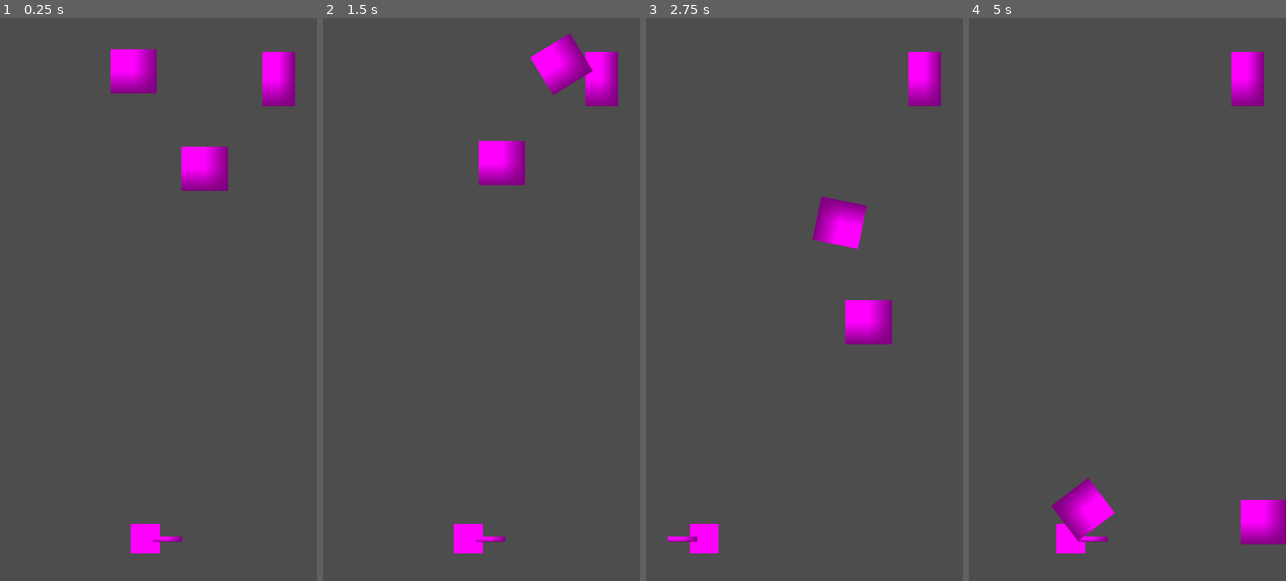
Above: before the commit, frames 1-4 (left to right).
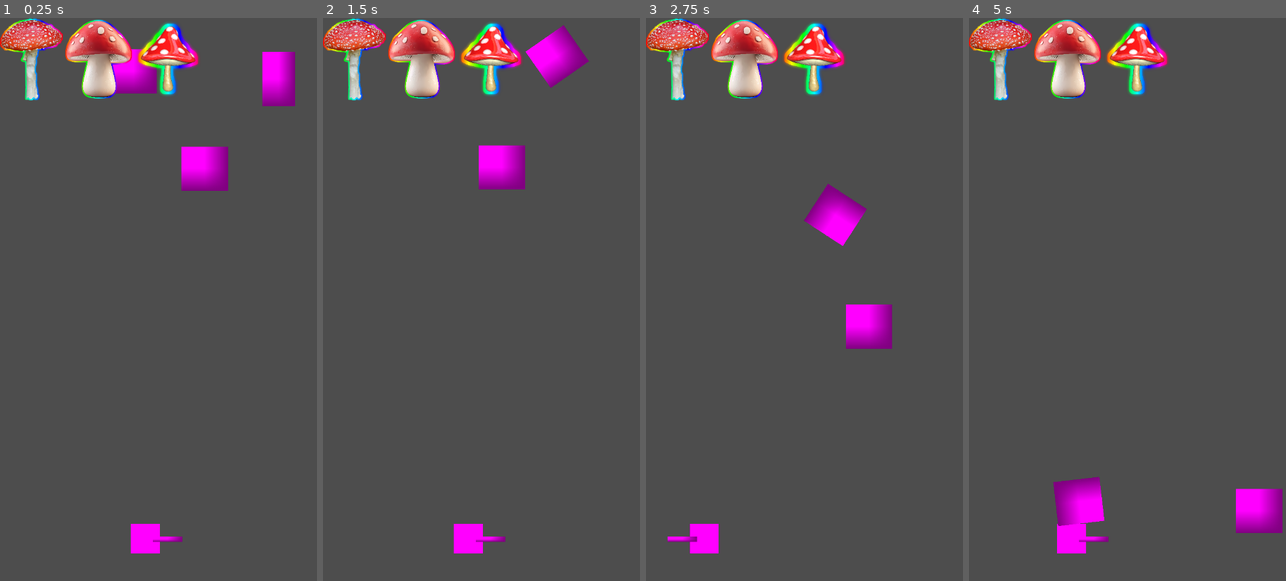
Above: after the commit, the same moments.

Repository: gdmagana/microdoze
Game: Godot game, scene res://scenes/Main.tscn
The game is run twice, just before and just after one commit, with the same random seed, the same clock (stepped at 60 frames per second) and the same inputs.
Inputs:
- Up to frame 1 (0.25 s): no input
- Up to frame 2 (1.5 s): tap Enter (ui_accept) at 0.5, 0.77 s; hold Up (ui_up) from 0.53 s (still down)
- Up to frame 3 (2.75 s): tap Enter (ui_accept) at 1.52 s; release Up (ui_up) at 2.03 s; hold Left (ui_left) from 2.03 s (still down)
- Up to frame 4 (5 s): tap Enter (ui_accept) at 3.02, 3.77, 4.52 s; release Left (ui_left) at 4.28 s; hold Right (ui_right) from 4.28 s (still down)

The runs differ from the first frame. In frame 1, 4.6% of the frame differs, in the area x 0-63%, y 0-15%; in frame 2, 6.8%; in frame 3, 7.1%; in frame 4, 7.9%, in the area x 0-100%, y 0-96%.

Commit message:
added health indicator

Diff:
--- a/scenes/Ball.tscn
+++ b/scenes/Ball.tscn
@@ -5,14 +5,15 @@
 [sub_resource type="PlaceholderTexture2D" id="PlaceholderTexture2D_pa54t"]
 
 [sub_resource type="CircleShape2D" id="CircleShape2D_gk6bx"]
-radius = 44.0114
+radius = 49.0102
 
-[node name="Ball" type="RigidBody2D"]
-collision_layer = 256
-collision_mask = 259
+[node name="Ball" type="RigidBody2D" groups=["pucks"]]
+collision_layer = 261
+collision_mask = 263
 mass = 0.536
 linear_velocity = Vector2(50, 50)
 script = ExtResource("1_gk6bx")
+canBreak = true
 
 [node name="Sprite2D" type="Sprite2D" parent="."]
 position = Vector2(1, 1.90735e-06)
--- /dev/null
+++ b/scenes/HealthUI.tscn
@@ -0,0 +1,43 @@
+[gd_scene load_steps=8 format=3 uid="uid://bsdi5day054n2"]
+
+[ext_resource type="Texture2D" uid="uid://bqpr2g6brdixj" path="res://assets/ui/m1_full.png" id="1_7ok5m"]
+[ext_resource type="Script" uid="uid://b0tp4q4spq8x2" path="res://scripts/health_ui.gd" id="1_n5v8r"]
+[ext_resource type="Texture2D" uid="uid://bihuwprnkvvnm" path="res://assets/ui/m2_full.png" id="2_n5v8r"]
+[ext_resource type="Texture2D" uid="uid://bitmdsckanqn6" path="res://assets/ui/m3_full.png" id="3_tpp0q"]
+[ext_resource type="Texture2D" uid="uid://yealr3riuen2" path="res://assets/ui/m1_outline.png" id="5_l7tsm"]
+[ext_resource type="Texture2D" uid="uid://b7fepjvxmhp8b" path="res://assets/ui/m2_outline.png" id="6_ptri2"]
+[ext_resource type="Texture2D" uid="uid://dycqlgbd4108r" path="res://assets/ui/m3_outline.png" id="7_74onp"]
+
+[node name="HealthUI" type="Control"]
+layout_mode = 3
+anchors_preset = 0
+scale = Vector2(0.1, 0.1)
+script = ExtResource("1_n5v8r")
+full_mushrooms = Array[Texture2D]([ExtResource("1_7ok5m"), ExtResource("2_n5v8r"), ExtResource("3_tpp0q")])
+empty_mushrooms = Array[Texture2D]([ExtResource("5_l7tsm"), ExtResource("6_ptri2"), ExtResource("7_74onp")])
+
+[node name="HBoxContainer" type="HBoxContainer" parent="."]
+layout_mode = 1
+offset_right = 40.0
+offset_bottom = 40.0
+theme_override_constants/separation = 10
+alignment = 2
+
+[node name="Mushroom1" type="TextureRect" parent="HBoxContainer"]
+layout_mode = 2
+texture = ExtResource("1_7ok5m")
+stretch_mode = 5
+
+[node name="Mushroom2" type="TextureRect" parent="HBoxContainer"]
+layout_mode = 2
+size_flags_horizontal = 3
+texture = ExtResource("2_n5v8r")
+expand_mode = 3
+stretch_mode = 5
+
+[node name="Mushroom3" type="TextureRect" parent="HBoxContainer"]
+layout_mode = 2
+size_flags_horizontal = 3
+texture = ExtResource("3_tpp0q")
+expand_mode = 3
+stretch_mode = 5
--- a/scenes/Main.tscn
+++ b/scenes/Main.tscn
@@ -1,8 +1,9 @@
-[gd_scene load_steps=7 format=3 uid="uid://bhbf48fir0ikx"]
+[gd_scene load_steps=8 format=3 uid="uid://bhbf48fir0ikx"]
 
 [ext_resource type="PackedScene" uid="uid://b7mu1034wh12b" path="res://scenes/Player.tscn" id="1_glv2v"]
 [ext_resource type="PackedScene" uid="uid://c1jhp8cwiqypt" path="res://scenes/IceCube.tscn" id="2_cm0pq"]
 [ext_resource type="PackedScene" uid="uid://c56tdwek10dmn" path="res://scenes/Ball.tscn" id="3_r0du0"]
+[ext_resource type="PackedScene" uid="uid://bsdi5day054n2" path="res://scenes/HealthUI.tscn" id="4_rarhs"]
 
 [sub_resource type="PhysicsMaterial" id="PhysicsMaterial_uu6xs"]
 friction = 0.0
@@ -15,6 +16,10 @@
 size = Vector2(915.5, 89.5)
 
 [node name="Node2D" type="Node2D"]
+
+[node name="HUD" type="CanvasLayer" parent="."]
+
+[node name="HealthUI" parent="HUD" instance=ExtResource("4_rarhs")]
 
 [node name="Player" parent="." instance=ExtResource("1_glv2v")]
 position = Vector2(330, 1181)
@@ -31,7 +36,7 @@
 [node name="Node" type="Node" parent="."]
 
 [node name="WallLeft" type="StaticBody2D" parent="Node"]
-collision_mask = 0
+collision_layer = 2
 physics_material_override = SubResource("PhysicsMaterial_uu6xs")
 
 [node name="CollisionShape2D" type="CollisionShape2D" parent="Node/WallLeft"]
@@ -39,7 +44,7 @@
 shape = SubResource("RectangleShape2D_r0du0")
 
 [node name="WallTop" type="StaticBody2D" parent="Node"]
-collision_mask = 0
+collision_layer = 2
 physics_material_override = SubResource("PhysicsMaterial_uu6xs")
 
 [node name="CollisionShape2D" type="CollisionShape2D" parent="Node/WallTop"]
@@ -47,7 +52,7 @@
 shape = SubResource("RectangleShape2D_cm0pq")
 
 [node name="WallFloor" type="StaticBody2D" parent="Node"]
-collision_mask = 0
+collision_layer = 2
 physics_material_override = SubResource("PhysicsMaterial_uu6xs")
 
 [node name="CollisionShape2D" type="CollisionShape2D" parent="Node/WallFloor"]
@@ -55,7 +60,7 @@
 shape = SubResource("RectangleShape2D_cm0pq")
 
 [node name="WallRight" type="StaticBody2D" parent="Node"]
-collision_mask = 0
+collision_layer = 2
 physics_material_override = SubResource("PhysicsMaterial_uu6xs")
 
 [node name="CollisionShape2D" type="CollisionShape2D" parent="Node/WallRight"]
--- a/scenes/Player.tscn
+++ b/scenes/Player.tscn
@@ -1,29 +1,33 @@
-[gd_scene load_steps=7 format=3 uid="uid://b7mu1034wh12b"]
+[gd_scene load_steps=8 format=3 uid="uid://b7mu1034wh12b"]
 
 [ext_resource type="Script" uid="uid://c42nmw6pvf0vi" path="res://scripts/player.gd" id="1_xhfnw"]
 [ext_resource type="Script" uid="uid://qeipi7vrr5j6" path="res://scripts/stick.gd" id="2_kpjcp"]
 
+[sub_resource type="CircleShape2D" id="CircleShape2D_xhfnw"]
+radius = 35.0
+
 [sub_resource type="NoiseTexture2D" id="NoiseTexture2D_xhfnw"]
-
-[sub_resource type="CircleShape2D" id="CircleShape2D_xhfnw"]
-radius = 33.0606
 
 [sub_resource type="RectangleShape2D" id="RectangleShape2D_kpjcp"]
 size = Vector2(77, 17.5)
 
 [sub_resource type="PlaceholderTexture2D" id="PlaceholderTexture2D_xhfnw"]
 
+[sub_resource type="CircleShape2D" id="CircleShape2D_v6fml"]
+radius = 38.0
+
 [node name="Player" type="CharacterBody2D"]
-collision_layer = 2
+collision_layer = 4
+collision_mask = 0
 script = ExtResource("1_xhfnw")
+
+[node name="CollisionShape2D" type="CollisionShape2D" parent="."]
+shape = SubResource("CircleShape2D_xhfnw")
 
 [node name="Sprite2D" type="Sprite2D" parent="."]
 position = Vector2(-4.76837e-07, -0.499998)
 scale = Vector2(0.128906, 0.130859)
 texture = SubResource("NoiseTexture2D_xhfnw")
-
-[node name="CollisionShape2D" type="CollisionShape2D" parent="."]
-shape = SubResource("CircleShape2D_xhfnw")
 
 [node name="Stick" type="Area2D" parent="."]
 collision_layer = 2
@@ -37,3 +41,11 @@
 position = Vector2(0.5, 1)
 scale = Vector2(67, 12)
 texture = SubResource("PlaceholderTexture2D_xhfnw")
+
+[node name="Hitbox" type="Area2D" parent="."]
+collision_layer = 4
+
+[node name="CollisionShape2D" type="CollisionShape2D" parent="Hitbox"]
+shape = SubResource("CircleShape2D_v6fml")
+
+[connection signal="area_entered" from="Hitbox" to="." method="_on_hitbox_area_entered"]
--- a/scripts/ball.gd
+++ b/scripts/ball.gd
@@ -31,13 +31,3 @@
 
 	# Always keep the total velocity normalized to the current speed
 	linear_velocity = linear_velocity.normalized() * max(speed, min_speed)
-
-func bounce_off_paddle(paddle_velocity: Vector2 = Vector2.ZERO):
-	# Reflect the Y axis
-	linear_velocity.y = -abs(linear_velocity.y)
-
-	# Optionally add paddle influence
-	linear_velocity.x += paddle_velocity.x * 0.3
-
-	# Normalize to keep constant speed
-	linear_velocity = linear_velocity.normalized() * speed
--- /dev/null
+++ b/scripts/health_ui.gd
@@ -0,0 +1,12 @@
+extends Control
+
+@export var full_mushrooms: Array[Texture2D]
+@export var empty_mushrooms: Array[Texture2D]
+
+func update_health(current_health: int):
+	for i in range(3):
+		var icon = $HBoxContainer.get_child(i)  # right to left
+		if i < current_health:
+			icon.texture = full_mushrooms[i]
+		else:
+			icon.texture = empty_mushrooms[i]
--- a/scripts/player.gd
+++ b/scripts/player.gd
@@ -1,4 +1,9 @@
 extends CharacterBody2D
+
+@onready var health_ui = get_tree().get_current_scene().get_node("HUD/HealthUI")
+
+# Player Health
+@export var health := 3
 
 # Player Movement
 @export var acceleration := 800.0
@@ -17,6 +22,9 @@
 
 func _ready():
 	stage_width = get_viewport_rect().size.x
+	health_ui.update_health(health)
+	print("Player ready")
+	$Hitbox.connect("body_entered", Callable(self, "_on_hitbox_body_entered"))
 
 func _physics_process(delta):
 	var input_direction := 0
@@ -75,8 +83,7 @@
 
 	move_and_slide()
 
-
-
-func _on_area_entered(area):
-	if area.is_in_group("pucks"):
-		print("Hit!")
+func _on_hitbox_body_entered(body):
+	if body.is_in_group("pucks"):
+		health -= 1
+		health_ui.update_health(health)
Binary file added: assets/ui/m1_full.png
Not shown, added: assets/ui/m1_full.png.import
Binary file added: assets/ui/m1_outline.png
Not shown, added: assets/ui/m1_outline.png.import
Binary file added: assets/ui/m2_full.png
Not shown, added: assets/ui/m2_full.png.import
Binary file added: assets/ui/m2_outline.png
Not shown, added: assets/ui/m2_outline.png.import
Binary file added: assets/ui/m3_full.png
Not shown, added: assets/ui/m3_full.png.import
Binary file added: assets/ui/m3_outline.png
Not shown, added: assets/ui/m3_outline.png.import
(and 1 more such lines)
